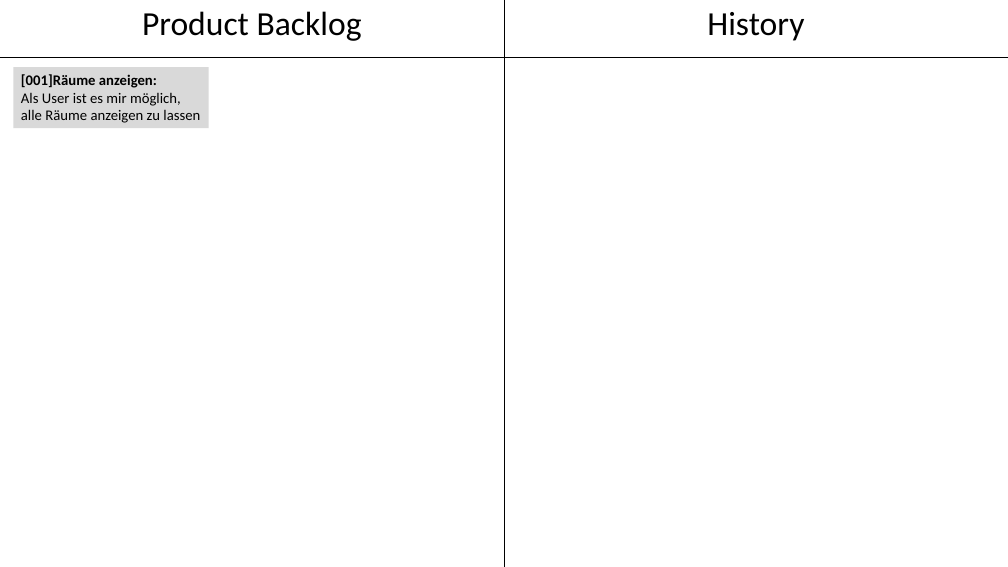
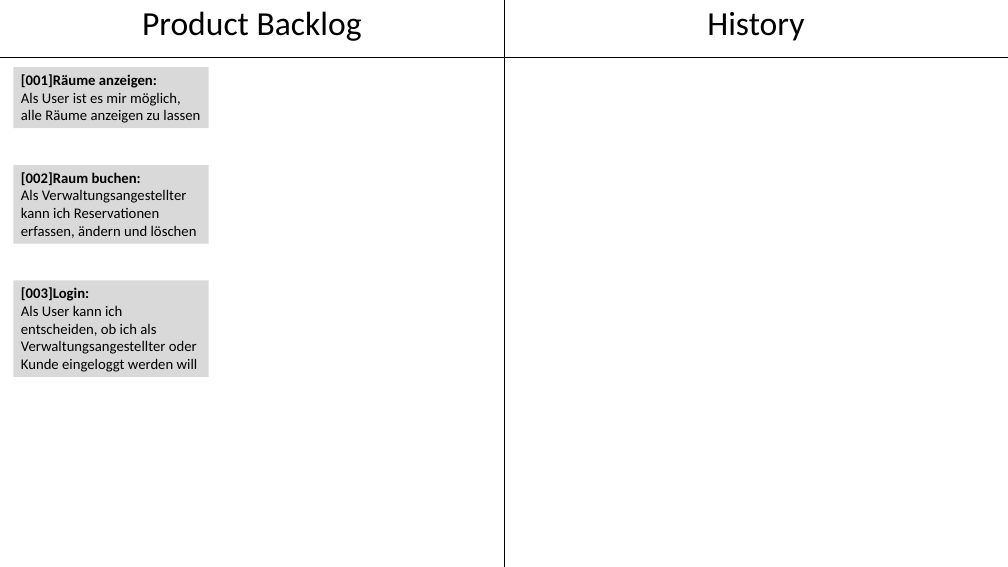
Before and after one commit to zbuchs-bbc/Raumplaner, a slide deck: slide 3 of Scrum Planing.pptx. Drawn at 1008x567 pixels with LibreOffice and Linux fonts; fonts in the diff are those of the drawing. Boxes give left, top, right and bottom in pixels: in the first picture for what was removed or moved away, otherwise in the second. Text is boxed around its words. In the diff, an @@ line names an element or a change of style, - is before the commit and + after.

```diff
--- a/Scrum Planing.pptx
+++ b/Scrum Planing.pptx
@@ rectangle added at (x1=14, y1=165, x2=209, y2=243), fill #D9D9D9, 14 pt, text #000000 @@
+[002]Raum buchen:
+Als Verwaltungsangestellter kann ich Reservationen erfassen, ändern und löschen
@@ rectangle added at (x1=14, y1=281, x2=209, y2=377), fill #D9D9D9, 14 pt, text #000000 @@
+[003]Login:
+Als User kann ich entscheiden, ob ich als Verwaltungsangestellter oder Kunde eingeloggt werden will
```
Also in this commit, not shown: 2 other slides changed.
